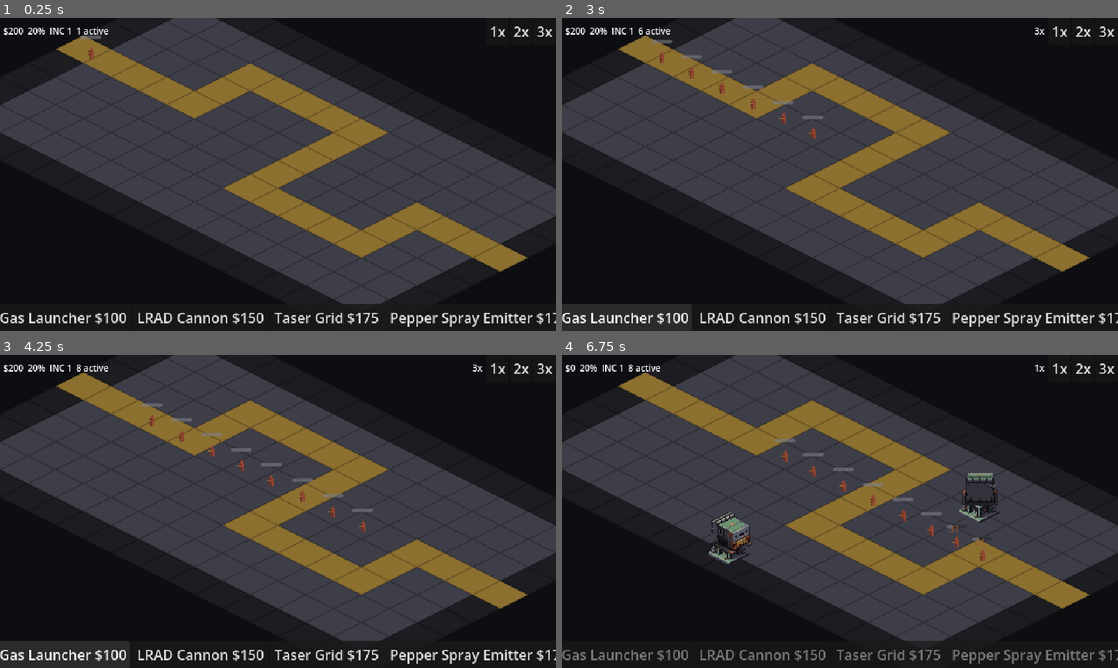
Above: before the commit, frames 1-4 (two rows, left to right).
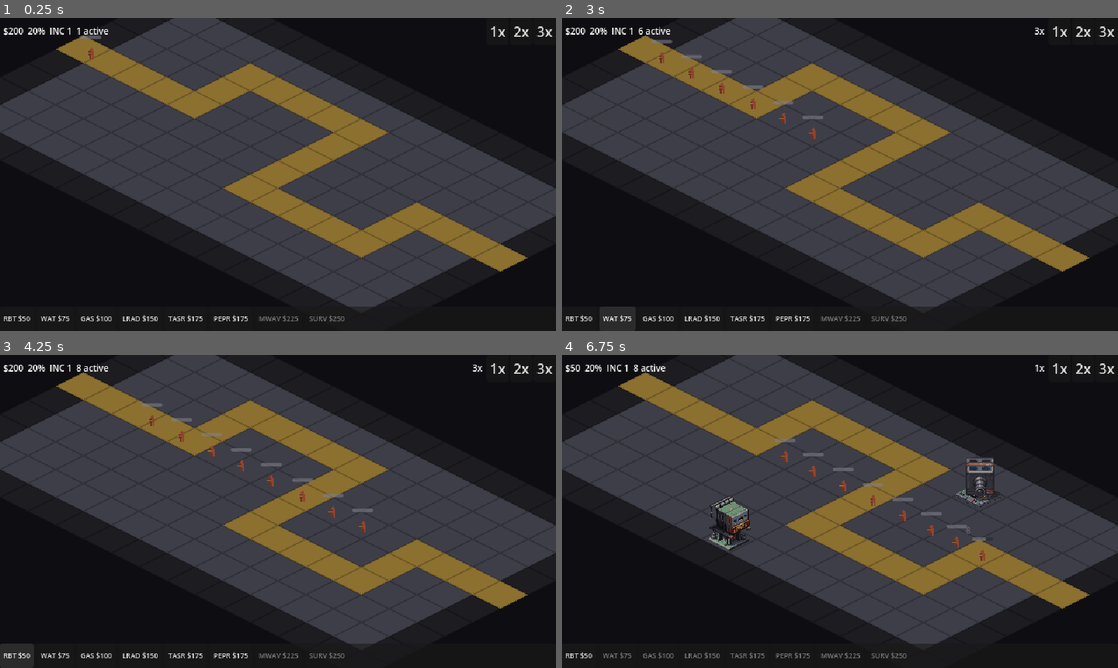
Above: after the commit, the same moments.

Repository: camilhaemmerli/goligee
Game: Godot game, scene res://scenes/main/game.tscn
Two runs of this game, one before a commit and one after it. Both use one fixed random seed, a clock stepped at 60 frames per second and the inputs below.
Inputs (mouse positions are in pixels of both pictures, inside the frame that each line leads up to):
- Up to frame 1 (0.25 s): no input
- Up to frame 2 (3 s): click "1x" at 0.5 s; click "2x" at 1.25 s; click "3x" at 2 s; click (606, 318) at 2.75 s, where only the run before the commit has a clickable "Tear Gas Launcher $100"
- Up to frame 3 (4.25 s): click (16, 655) at 3.5 s, where only the run after the commit has a clickable "RBT $50"
- Up to frame 4 (6.75 s): move the mouse to (962, 495) at 4.27 s; press the mouse at (962, 495) at 4.28 s; hold Space (speed_up) 4.28-5 s; release the mouse at (962, 495) at 5 s; click "Tear Gas Launcher $100" (after the commit: "WAT $75") at 5 s; click "Tear Gas Launcher $100" (after the commit: "GAS $100") at 5.75 s; move the mouse to (728, 527) at 6.52 s; click (728, 527) at 6.6 s

The runs differ from the first frame. In frame 1, 1.7% of the frame differs, in the area x 0-100%, y 91-99%; in frame 2, 2.0%; in frame 3, 2.0%; in frame 4, 3.6%, in the area x 0-100%, y 2-99%.

Commit message:
Per-tower turret offsets, fix turret aiming, compact UI, and ghost placement preview
- Add turret_y_offset to TowerSkinData and per-tower offset dict in ThemeManager
- Fix turret aiming direction (was 180° inverted: +PI/2 → -PI/2)
- Fix base sprite alignment on isometric tiles (offset.y = -16)
- Fix Variant type inference error in theme_manager.gd for Godot 4.6 strict mode
- Compact tower menu with short abbreviations and smaller font
- Ghost placement preview: semi-transparent base+turret snapped to tile with
  isometric diamond highlight (green=buildable, red=blocked)
- Clean up old exploration sprites and add archived variant .import files

Co-Authored-By: Claude Opus 4.6 <noreply@anthropic.com>

Diff:
--- a/scripts/autoloads/theme_manager.gd
+++ b/scripts/autoloads/theme_manager.gd
@@ -14,6 +14,18 @@
 	"surveillance_hub": "surveillance",
 	"lrad_cannon": "lrad",
 	"microwave_emitter": "microwave",
+}
+
+# Per-tower turret Y offset (turret drawn above base).
+const TURRET_Y_OFFSETS := {
+	"rubber_bullet": -26.0,
+	"taser_grid": -26.0,
+	"surveillance": -28.0,
+	"pepper_spray": -28.0,
+	"microwave": -25.0,
+	"water_cannon": -27.0,
+	"lrad": -27.0,
+	"tear_gas": -26.0,
 }
 
 
@@ -46,7 +58,7 @@
 	var folder_id := tower_id
 	var base_path := "res://assets/sprites/towers/%s/base.png" % folder_id
 	if not ResourceLoader.exists(base_path):
-		var alias := TOWER_ASSET_ALIASES.get(tower_id, "")
+		var alias: String = TOWER_ASSET_ALIASES.get(tower_id, "")
 		if alias != "":
 			folder_id = alias
 			base_path = "res://assets/sprites/towers/%s/base.png" % folder_id
@@ -73,6 +85,12 @@
 	skin.description = tower_data.description
 	skin.base_texture = base_tex
 	skin.turret_textures = turret_textures
+
+	# Apply per-tower turret Y offset (try folder_id first, then tower_id).
+	if TURRET_Y_OFFSETS.has(folder_id):
+		skin.turret_y_offset = TURRET_Y_OFFSETS[folder_id]
+	elif TURRET_Y_OFFSETS.has(tower_id):
+		skin.turret_y_offset = TURRET_Y_OFFSETS[tower_id]
 
 	var icon := _load_tower_icon(tower_id, folder_id)
 	if icon:
--- a/scripts/resources/tower_skin_data.gd
+++ b/scripts/resources/tower_skin_data.gd
@@ -12,6 +12,8 @@
 @export var base_texture: Texture2D
 ## Turret head sprites for 8 directions: S, SW, W, NW, N, NE, E, SE (48x48).
 @export var turret_textures: Array[Texture2D] = []
+## Y offset for turret sprite relative to base (negative = upward).
+@export var turret_y_offset: float = -26.0
 
 @export_group("Legacy")
 ## Legacy single sprite (used if base_texture is null).
--- a/scripts/towers/base_tower.gd
+++ b/scripts/towers/base_tower.gd
@@ -97,7 +97,11 @@
 	# Base+turret architecture: separate base and turret sprites
 	if skin.base_texture:
 		sprite.texture = skin.base_texture
+		# Align the diamond ground (bottom of 64x64) with the tile center
+		sprite.offset.y = -16
 		turret_sprite.visible = true
+		turret_sprite.position.y = skin.turret_y_offset
+		muzzle_point.position.y = skin.turret_y_offset - 4.0
 		if skin.turret_textures.size() == 8:
 			_turret_textures = skin.turret_textures
 			turret_sprite.texture = _turret_textures[7]  # Default: SE
@@ -120,7 +124,7 @@
 	# angle_to_point: 0=right, PI/2=down. Map to 8 sectors.
 	# Our DIRS order: S(0), SW(1), W(2), NW(3), N(4), NE(5), E(6), SE(7)
 	# Offset so south=0: subtract PI/2 to rotate, then divide into 8 sectors
-	var adjusted := angle + PI / 2.0  # Now 0=south
+	var adjusted := angle - PI / 2.0  # Now 0=south
 	var idx := wrapi(roundi(adjusted / (TAU / 8.0)), 0, 8)
 	turret_sprite.texture = _turret_textures[idx]
 
--- a/scripts/towers/tower_placer.gd
+++ b/scripts/towers/tower_placer.gd
@@ -8,7 +8,13 @@
 
 var _placing: bool = false
 var _current_tower_data: TowerData
-var _ghost: Sprite2D  ## Preview sprite following mouse
+var _ghost: Node2D  ## Preview container snapped to tile
+var _ghost_base: Sprite2D
+var _ghost_turret: Sprite2D
+var _tile_highlight: Polygon2D
+var _tile_outline: Line2D
+var _ghost_tile: Vector2i
+var _ghost_valid: bool = false
 
 
 func _ready() -> void:
@@ -20,15 +26,53 @@
 	_placing = true
 	_current_tower_data = tower_data
 
-	# Create ghost preview
-	_ghost = Sprite2D.new()
-	var icon := tower_data.get_icon()
-	if icon:
-		_ghost.texture = icon
+	_ghost = Node2D.new()
+	_ghost.z_index = 50  # Above all game objects
+	_ghost.z_as_relative = false
+	add_child(_ghost)
+
+	# Tile diamond highlight (on ground, below tower sprites)
+	var hw := 32.0
+	var hh := 16.0
+	var diamond_pts := PackedVector2Array([
+		Vector2(0, -hh), Vector2(hw, 0), Vector2(0, hh), Vector2(-hw, 0),
+	])
+	_tile_highlight = Polygon2D.new()
+	_tile_highlight.polygon = diamond_pts
+	_tile_highlight.color = Color("#40A0D8A0")
+	_ghost.add_child(_tile_highlight)
+
+	_tile_outline = Line2D.new()
+	_tile_outline.points = PackedVector2Array([
+		diamond_pts[0], diamond_pts[1], diamond_pts[2], diamond_pts[3], diamond_pts[0],
+	])
+	_tile_outline.width = 1.0
+	_tile_outline.default_color = Color("#80A0D8A0")
+	_ghost.add_child(_tile_outline)
+
+	# Base sprite (above highlight)
+	_ghost_base = Sprite2D.new()
+	_ghost_base.modulate = Color(1, 1, 1, 0.45)
+	_ghost_base.z_index = 1
+	var skin: TowerSkinData = ThemeManager.get_tower_skin(tower_data.tower_id) if tower_data.tower_id else null
+	if skin and skin.base_texture:
+		_ghost_base.texture = skin.base_texture
+		_ghost_base.offset.y = -16
+		# Turret sprite (above base)
+		_ghost_turret = Sprite2D.new()
+		_ghost_turret.modulate = Color(1, 1, 1, 0.45)
+		if skin.turret_textures.size() > 0:
+			_ghost_turret.texture = skin.turret_textures[7]  # SE default
+		_ghost_turret.position.y = skin.turret_y_offset
+		_ghost_turret.z_index = 2
+		_ghost.add_child(_ghost_turret)
 	else:
-		_ghost.texture = PlaceholderSprites.create_diamond(20, Color("#90A0B8"))
-	_ghost.modulate = Color(1, 1, 1, 0.5)
-	add_child(_ghost)
+		var icon := tower_data.get_icon()
+		if icon:
+			_ghost_base.texture = icon
+		else:
+			_ghost_base.texture = PlaceholderSprites.create_diamond(20, Color("#90A0B8"))
+	_ghost.add_child(_ghost_base)
 
 
 func _on_build_mode_exited() -> void:
@@ -37,23 +81,50 @@
 	if _ghost:
 		_ghost.queue_free()
 		_ghost = null
+	_ghost_base = null
+	_ghost_turret = null
+	_tile_highlight = null
+	_tile_outline = null
 
 
 func _unhandled_input(event: InputEvent) -> void:
 	if not _placing:
-		# Click-to-select placed towers when not in build mode
 		if event.is_action_pressed("select"):
 			_try_select(get_global_mouse_position())
 		return
 
-	if event is InputEventMouseMotion and _ghost:
-		_ghost.global_position = get_global_mouse_position()
+	if event is InputEventMouseMotion and _ghost and tile_map:
+		var mouse_pos := get_global_mouse_position()
+		var tile_pos := tile_map.local_to_map(tile_map.to_local(mouse_pos))
+		_ghost_tile = tile_pos
+		_ghost.global_position = tile_map.to_global(tile_map.map_to_local(tile_pos))
+		_ghost_valid = _is_tile_buildable(tile_pos)
+		if _tile_highlight:
+			_tile_highlight.color = Color("#40A0D8A0") if _ghost_valid else Color("#40D04040")
+		if _tile_outline:
+			_tile_outline.default_color = Color("#80A0D8A0") if _ghost_valid else Color("#80D04040")
 
 	if event.is_action_pressed("select"):
 		_try_place(get_global_mouse_position())
 
 	if event.is_action_pressed("cancel"):
 		SignalBus.build_mode_exited.emit()
+
+
+
+func _is_tile_buildable(tile_pos: Vector2i) -> bool:
+	if not tile_map:
+		return false
+	var td := tile_map.get_cell_tile_data(tile_pos)
+	if not td:
+		return false
+	var buildable: bool = td.get_custom_data("buildable") if td.get_custom_data("buildable") != null else false
+	if not buildable:
+		return false
+	for tower in tower_container.get_children():
+		if tower is BaseTower and tower._tile_pos == tile_pos:
+			return false
+	return true
 
 
 func _try_place(world_pos: Vector2) -> void:
--- a/scripts/ui/tower_menu.gd
+++ b/scripts/ui/tower_menu.gd
@@ -5,6 +5,18 @@
 @export var tower_list: Array[TowerData] = []
 
 @onready var button_container: HBoxContainer = $HBox
+
+# Short labels for the build menu (keyed by tower_name).
+const SHORT_NAMES := {
+	"Rubber Bullet Turret": "RBT",
+	"Water Cannon": "WAT",
+	"Tear Gas Launcher": "GAS",
+	"LRAD Cannon": "LRAD",
+	"Taser Grid": "TASR",
+	"Pepper Spray Emitter": "PEPR",
+	"Microwave Emitter": "MWAV",
+	"Surveillance Hub": "SURV",
+}
 
 
 func _ready() -> void:
@@ -18,9 +30,12 @@
 
 	for tower_data in tower_list:
 		var btn := Button.new()
-		btn.text = tower_data.get_display_name() + " $" + str(tower_data.build_cost)
-		btn.custom_minimum_size = Vector2(0, 22)
+		var short: String = SHORT_NAMES.get(tower_data.tower_name, tower_data.tower_name)
+		btn.text = short + " $" + str(tower_data.build_cost)
+		btn.add_theme_font_size_override("font_size", 8)
+		btn.custom_minimum_size = Vector2(0, 18)
 		btn.pressed.connect(_on_tower_selected.bind(tower_data))
+		btn.tooltip_text = tower_data.get_display_name()
 		button_container.add_child(btn)
 
 
Not shown, added: assets/sprites/_archive/tower_variants/lrad_base_redo2_v1.png.import
Not shown, added: assets/sprites/_archive/tower_variants/lrad_base_redo2_v2.png.import
Not shown, added: assets/sprites/_archive/tower_variants/lrad_base_redo2_v3.png.import
Not shown, added: assets/sprites/_archive/tower_variants/lrad_base_redo2_v4.png.import
Not shown, added: assets/sprites/_archive/tower_variants/lrad_base_redo_v1.png.import
Not shown, added: assets/sprites/_archive/tower_variants/lrad_base_redo_v2.png.import
Not shown, added: assets/sprites/_archive/tower_variants/lrad_base_redo_v3.png.import
Not shown, added: assets/sprites/_archive/tower_variants/lrad_base_redo_v4.png.import
Not shown, added: assets/sprites/_archive/tower_variants/lrad_base_v1.png.import
Not shown, added: assets/sprites/_archive/tower_variants/lrad_base_v2.png.import
Not shown, added: assets/sprites/_archive/tower_variants/lrad_base_v3.png.import
Not shown, added: assets/sprites/_archive/tower_variants/lrad_base_v4.png.import
(and 342 more such lines)
